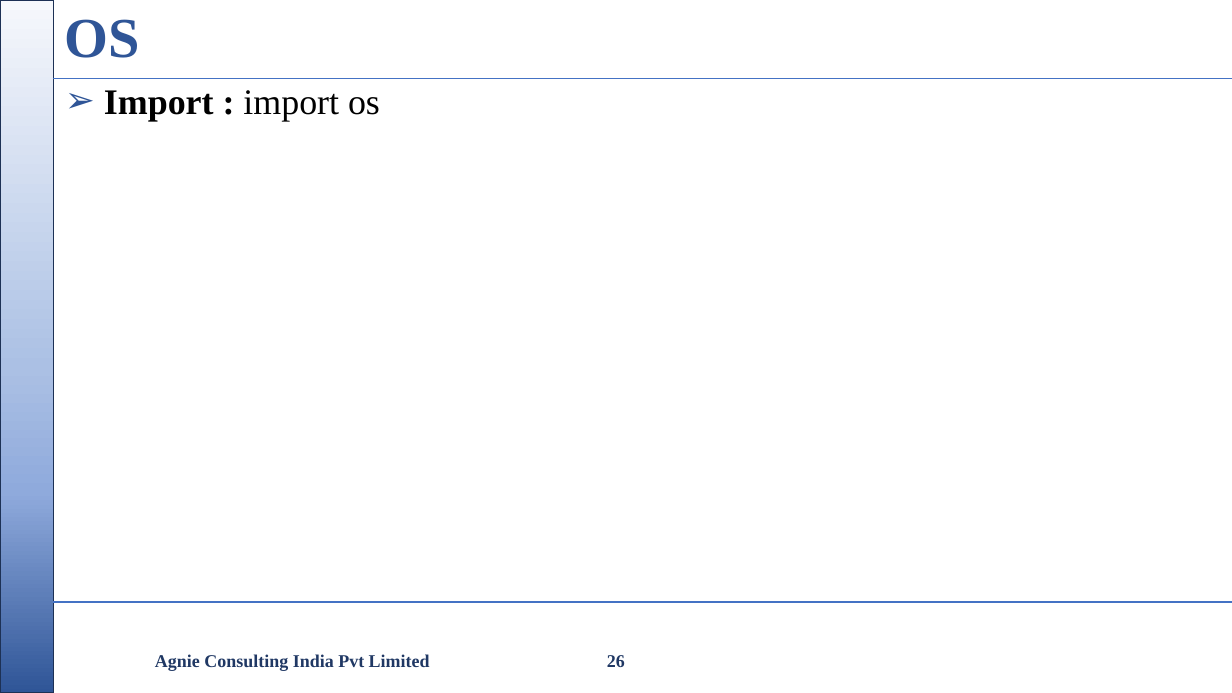
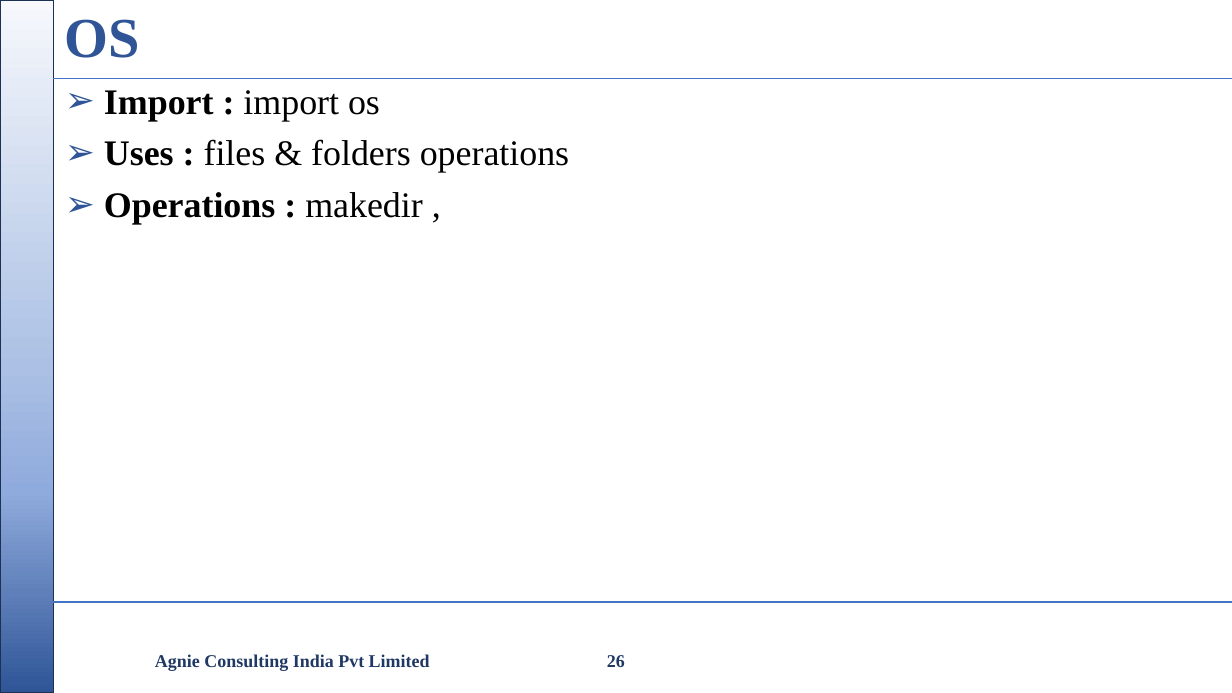
Before and after one commit to nikishdaniel1-del/Python-Cls, a slide deck: slide 26 of python class/Python Class.pptx. Drawn at 1232x693 pixels with LibreOffice and Linux fonts; fonts in the diff are those of the drawing; background and template pictures are left out. Boxes give left, top, right and bottom in pixels: in the first picture for what was removed or moved away, otherwise in the second. Text is boxed around its words. In the diff, an @@ line names an element or a change of style, - is before the commit and + after.

```diff
--- a/python class/Python Class.pptx
+++ b/python class/Python Class.pptx
@@ text at [104, 139, 569, 225]: paragraphs added @@
+➢ Uses : files & folders operations
+➢ Operations : makedir ,
```
Also in this commit, not shown: 4 other slides changed, 6 other files.
